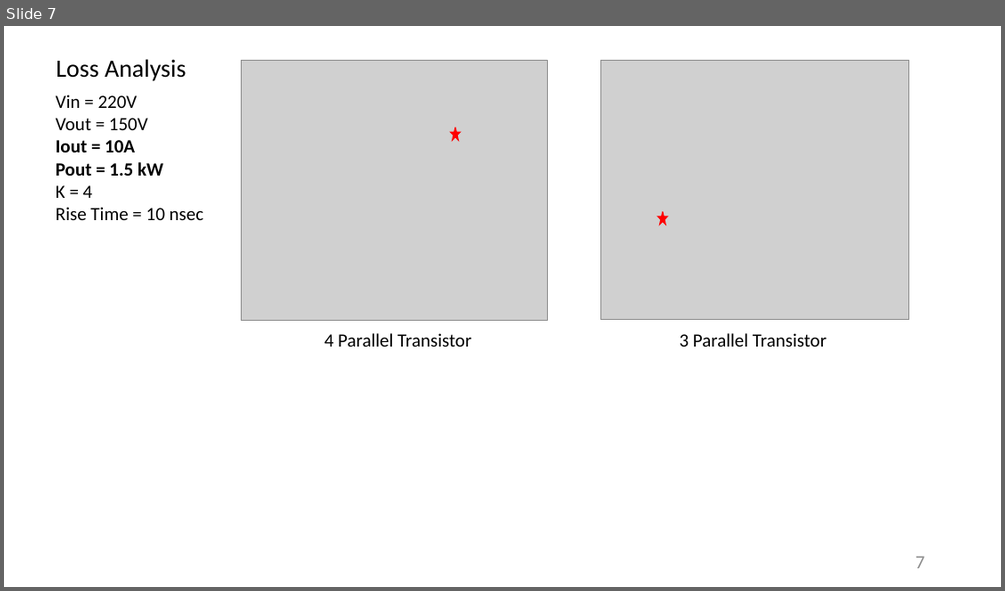
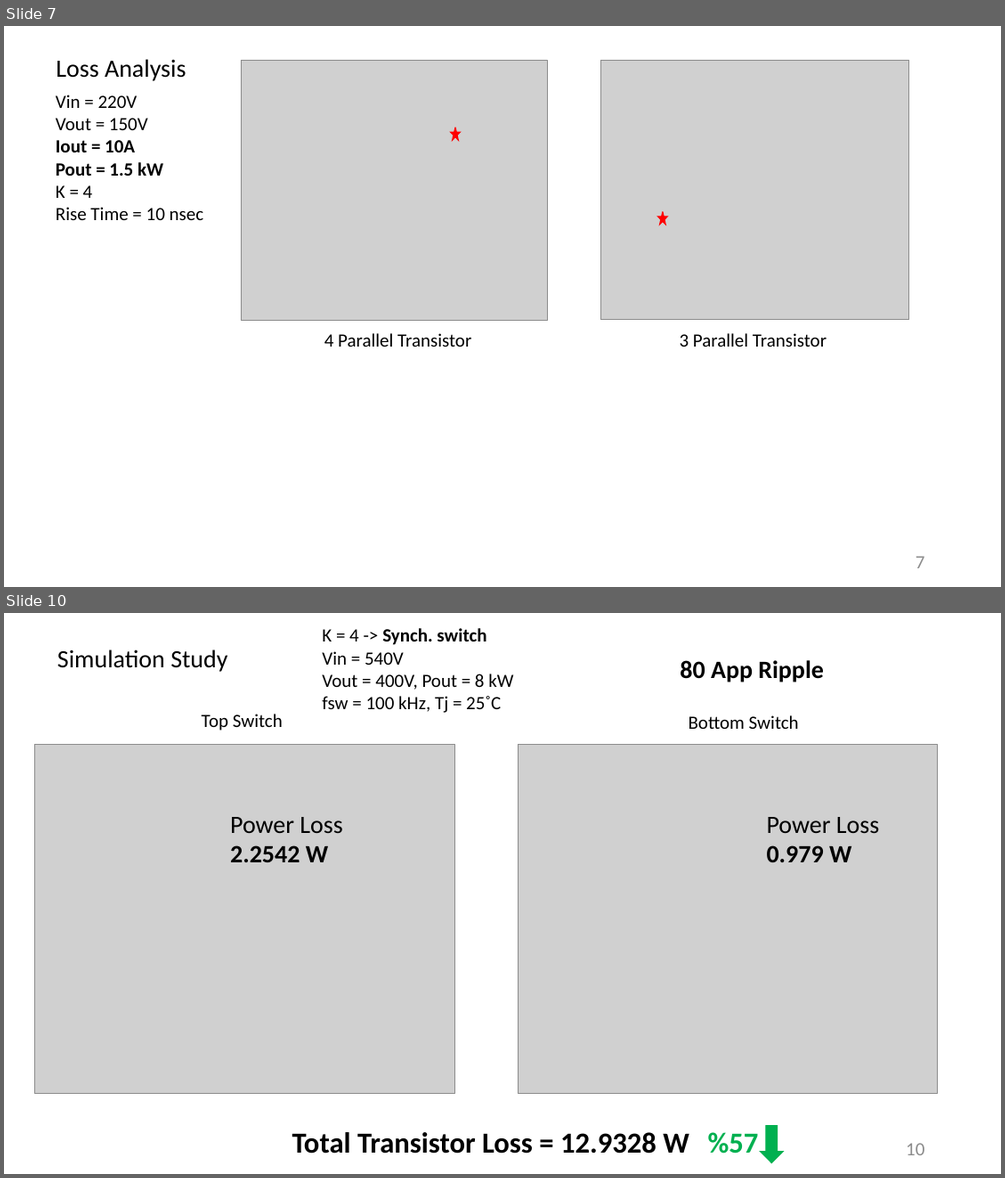
Before and after one commit to furkankarakaya/GaN-Studies, a slide deck: Weekly Reports/2019.09.04 - 2019.09.11 Report.pptx. Shown one above the other, each under a label of ours: slide 7 before the commit, slides 7 and 10 after it; the slides between them are not shown. The pictures are 1005x591 and 1005x1178 pixels, drawn with LibreOffice and Linux fonts; fonts in the diff are those of the drawing; grey boxes stand for pictures. Boxes give left, top, right and bottom in pixels: in the first picture for what was removed or moved away, otherwise in the second. Text is boxed around its words. In the diff, an @@ line names an element or a change of style, - is before the commit and + after.

Commit message:
Design procedure is going on for zvrt switching buck converter.

```diff
--- a/Weekly Reports/2019.09.04 - 2019.09.11 Report.pptx
+++ b/Weekly Reports/2019.09.04 - 2019.09.11 Report.pptx
@@ slide 10 added at [4, 613, 1001, 1174], background #FFFFFF @@
@@ text added at [322, 628, 513, 713], 18 pt, text #000000 @@
+K = 4 -> Synch. switch
+Vin = 540V
+Vout = 400V, Pout = 8 kW
+fsw = 100 kHz, Tj = 25˚C
@@ text added at [57, 649, 227, 672], 24 pt, text #000000 @@
+Simulation Study
@@ text added at [680, 660, 824, 682], 24 pt, text #000000, bold @@
+80 App Ripple
@@ text added at [202, 714, 283, 730], 18 pt, text #000000 @@
+Top Switch
@@ text added at [688, 715, 799, 729], 18 pt, text #000000 @@
+Bottom Switch
@@ picture added at [34, 745, 454, 1094] @@
@@ picture added at [518, 745, 938, 1094] @@
@@ text added at [230, 817, 342, 862], 24 pt, text #000000 @@
+Power Loss
+2.2542 W
@@ text added at [767, 817, 879, 862], 24 pt, text #000000 @@
+Power Loss
+0.979 W
@@ text added at [292, 1132, 689, 1153], 28 pt, text #000000, bold @@
+Total Transistor Loss = 12.9328 W
@@ text added at [708, 1132, 759, 1153], 28 pt, text #00B050, bold @@
+%57
@@ down arrow added at [760, 1126, 783, 1163], fill #00B050, outline #00B050 1 pt @@
@@ page number added at [906, 1143, 924, 1155], 18 pt, text #8C8C8C @@
+10
```
Also in this commit, not shown: 6 other slides added, 5 other files.
